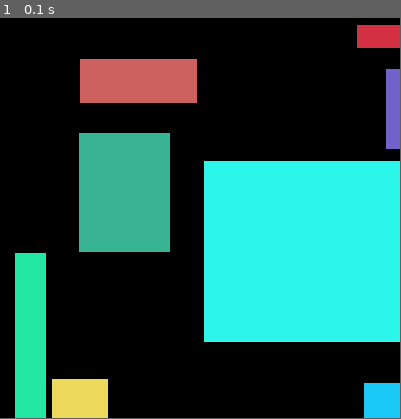
Above: before the commit, frame 1.
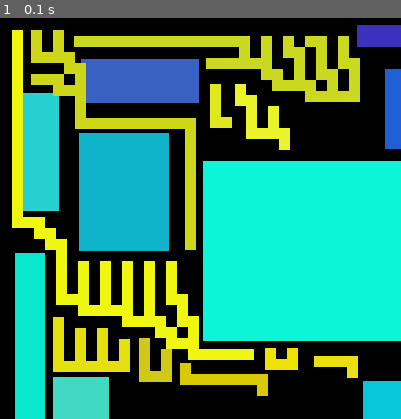
Above: after the commit, the same moment.

Repository: rinoanova/GenMazePygame
Game: pygame game, started from method1.py
Same seed, same stepped clock (60 frames per second), same inputs: the game is played once before the commit and once after it.
Inputs:
- Up to frame 1 (0.1 s): no input
The window is 400x400 before the commit and 401x401 after it. Grey fills any space a smaller window leaves; there, only what the larger window draws over its background counts as a difference.

The runs differ from the first frame. In frame 1, 59% of the frame differs, in the area x 2-100%, y 1-100%.

Commit message:
Update method1.py

Diff:
--- a/method1.py
+++ b/method1.py
@@ -1,10 +1,13 @@
 import pygame
 from pygame.locals import *
 from sys import exit
-from random import randint
+from random import randint, randrange
+import math
 
 # CONSTS
 max_size = 400
+path_size = 11
+space_size = 15
 Black = (0, 0, 0)
 
 # SUB
@@ -15,13 +18,13 @@
 '''
 def GenRoom():
 	# left_top
-	x1 = randint(0, 395)
-	y1 = randint(0, 395)
-	w = randint(1, 50)
-	h = randint(1, 50)
+	x1 = randrange(1, 395, 2)
+	y1 = randrange(1, 395, 2)
+	w = randrange(1, 51, 2)
+	h = randrange(1, 51, 2)
 	# right_bottom
-	x2 = x1+w if(x1+w<400) else 400
-	y2 = y1+h if(y1+h<400) else 400
+	x2 = x1+w if(x1+w<401) else 401
+	y2 = y1+h if(y1+h<401) else 401
 
 	return Rect((x1, y1), (x2, y2))
 
@@ -37,7 +40,7 @@
 	for i in range(1, len(roomList)):
 		appendFlag = True
 		for r in validRoomList:
-			if isIntersected(roomList[i], r):
+			if pygame.Rect.colliderect(roomList[i], r):
 				appendFlag = False
 				break
 		if appendFlag:
@@ -47,30 +50,89 @@
 
 
 '''
-function: If two rooms are intersected
-input: room1, room2 (rooms are Rect)
-return: bool (True for intesected)
+function: Generate paths
+input: start(tuple), screen(pygame.Surface)
+return: None
 '''
-def isIntersected(roomA, roomB):
-	if roomA.right < roomB.left or roomB.right < roomA.left:
+def GenPaths(start, surface):
+	# random color
+	color = (randint(200, 250), randint(200, 250), randint(0, 60))
+	# init
+	path = [start]
+	# stack is not empty
+	while len(path)>0:
+		print(path)
+		# Draw this block
+		thisPoint = path[-1] # path.top(), topleft of block
+		block = Rect((thisPoint[0], thisPoint[1]), (path_size, path_size))
+		#print(block.center)
+		pygame.draw.rect(surface, color, block, 0)
+		# Generate next block
+		nextPoint = RandomDirection(thisPoint, surface)
+		print(nextPoint)
+		if nextPoint == (-1, -1):
+			path = path[:-1] # path.pop()
+		else:
+			path.append(nextPoint)
+
+'''
+function: Find a random direction to go on
+input: point(tuple), screen(pygame.Surface)
+return: nextPoint(tuple) # (-1, -1) for False
+'''
+def RandomDirection(point, surface):
+	#      ② x
+	#       ----
+	#  ① x | x | x ③
+	#       ----
+	#      ④ x
+	x, y = point
+	direction = []
+	if isValidateBlock((x-11, y), surface):
+		direction.append((x-11, y))
+	if isValidateBlock((x, y-11), surface):
+		direction.append((x, y-11))
+	if isValidateBlock((x+11, y), surface):
+		direction.append((x+11, y))
+	if isValidateBlock((x, y+11), surface):
+		direction.append((x, y+11))
+
+	if len(direction)==0:
+		return (-1, -1)
+	else:
+		return direction[randint(0, 20)%len(direction)]
+
+
+'''
+function: If block is valid
+input: point, screen
+return: Boolean
+'''
+def isValidateBlock(point, surface):
+	x, y = point
+	if x<11 or x>390 or y<11 or y>390:
 		return False
-	if roomA.top > roomB.bottom or roomB.top > roomA.bottom:
-		return False
-	else:
-		return True
-
+	#print(str(x)+','+str(y))
+	print('======')
+	for i in range(11):
+		for j in range(11):
+			color = surface.get_at((x+i-6, y+j-6))
+			#print(color)
+			if color != (0, 0, 0, 255):
+				return False
+	return True
 
 
 # MAIN
 if __name__ == '__main__':
 	pygame.init()
-	screen = pygame.display.set_mode((400, 400), 0, 32)
+	screen = pygame.display.set_mode((401, 401), 0, 32)
 	pygame.display.set_caption('GenMaze 1')
 
-	#surface = pygame.Surface((400, 400)) # same size as screen
+	surface = screen.subsurface((0, 0), (401, 401)) # same as screen
 	screen.fill((0, 0, 0)) # black
 
-	drawnFlag = True
+	drawnOnce = True
 
 	# Game Loop
 	while True:
@@ -78,17 +140,30 @@
 			if event.type == QUIT:
 				exit()
 
-		if drawnFlag:
+		if drawnOnce:
+			# Draw Rooms
 			roomList = []
-			for i in range(30):
+			for i in range(50):
 				roomList.append(GenRoom())
 			#print(roomList)
 			validRoomList = ValidateRooms(roomList)
 			#print(validRoomList)
 			for r in validRoomList:
 				# random color
-				color = (randint(0, 255), randint(0, 255), randint(0, 255))
+				color = (randint(0, 70), randint(1, 254), randint(180, 220))
 				pygame.draw.rect(screen, color, r, 0)
-			drawnFlag = False
+
+			# Draw paths
+			# a block of path: 3*3
+			#  ---  topleft: x-1, y-1
+			# |   |
+			#  ---  bottomright: x+1, y+1
+			for i in range(10):
+				start = (randrange(11, 391, 2), randrange(11, 391, 2))
+				while isValidateBlock(start, screen)==False:
+					start = (randrange(11, 391, 2), randrange(11, 391, 2))
+				GenPaths(start, screen)
+
+			drawnOnce = False
 
 		pygame.display.update()
